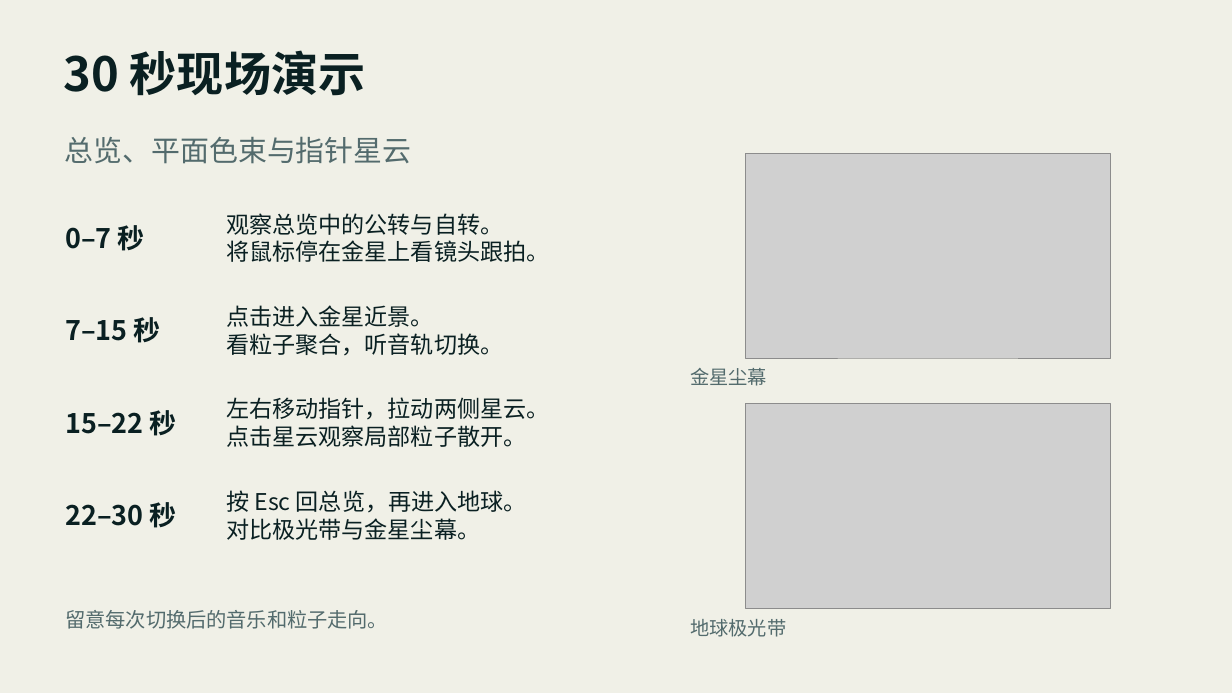
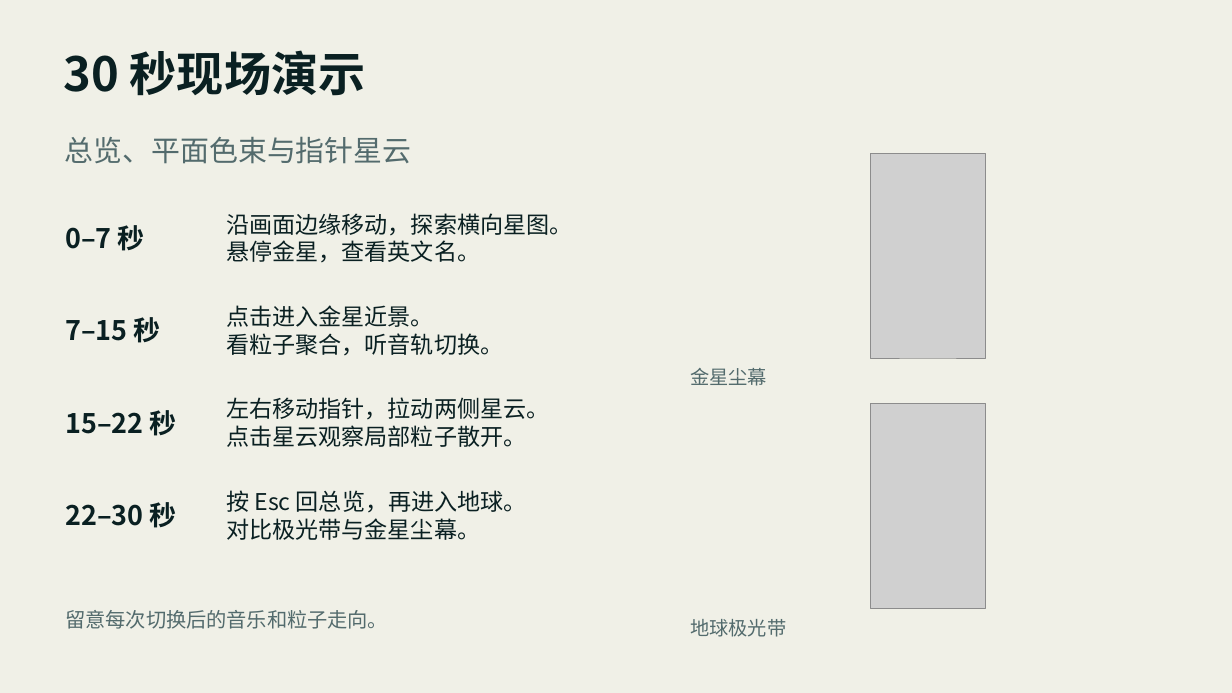
Before and after one commit to toki37644/TD, a slide deck: slide 8 of 深空回声·作品汇报.pptx. Drawn at 1232x693 pixels with LibreOffice and Linux fonts; fonts in the diff are those of the drawing; grey boxes stand for pictures. Boxes give left, top, right and bottom in pixels: in the first picture for what was removed or moved away, otherwise in the second. Text is boxed around its words. In the diff, an @@ line names an element or a change of style, - is before the commit and + after.

```diff
--- a/深空回声·作品汇报.pptx
+++ b/深空回声·作品汇报.pptx
@@ picture: place and size @@
-picture at bbox=[746, 153, 1110, 359]
+picture at bbox=[871, 153, 986, 359]
@@ text at bbox=[226, 213, 572, 263]: text changed @@
-观察总览中的公转与自转。
-将鼠标停在金星上看镜头跟拍。
+沿画面边缘移动，探索横向星图。
+悬停金星，查看英文名。
@@ picture: place and size @@
-picture at bbox=[746, 403, 1110, 608]
+picture at bbox=[871, 403, 986, 608]
```
Also in this commit, not shown: 6 other slides changed, 13 other files.
